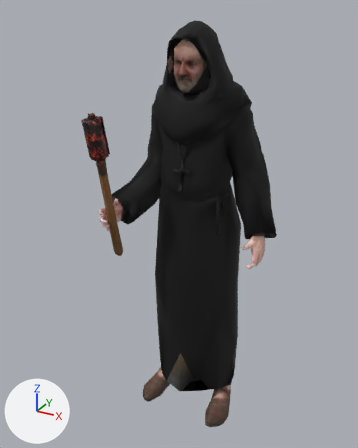
The glTF model models/rigged/fanatic.glb as it was, and as the next commit left it.
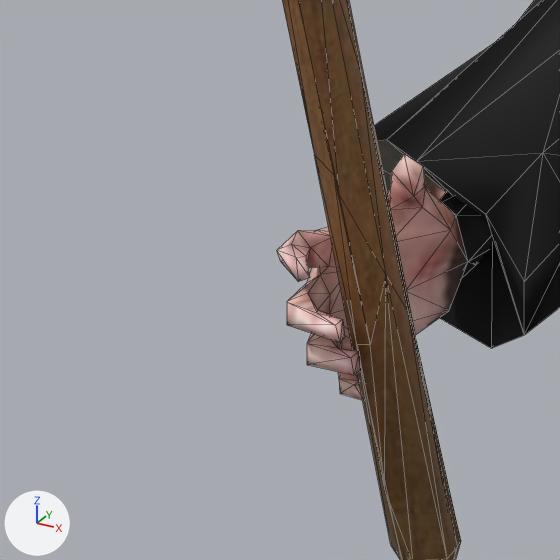
Each version is shown whole from a 50 mm camera at (0.89, -1.734, 1.85) aimed at (-0.057, -0.012, 0.989), then close up on the part from 17% to 38% of the width and 40% to 57% of the height. The lights are fixed; the arrows at lower left show +X, +Y and +Z. The last two pictures show the newer version. The close-ups show mesh edges as thin lines. Vertices at exactly the same position are counted once.

The first close-up shows 'fanatic'.
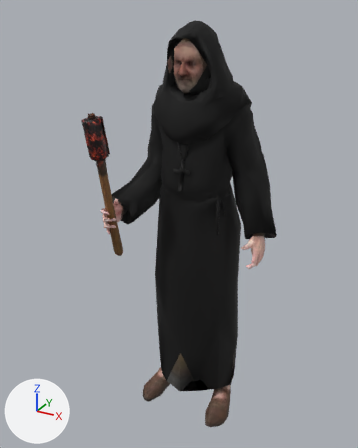
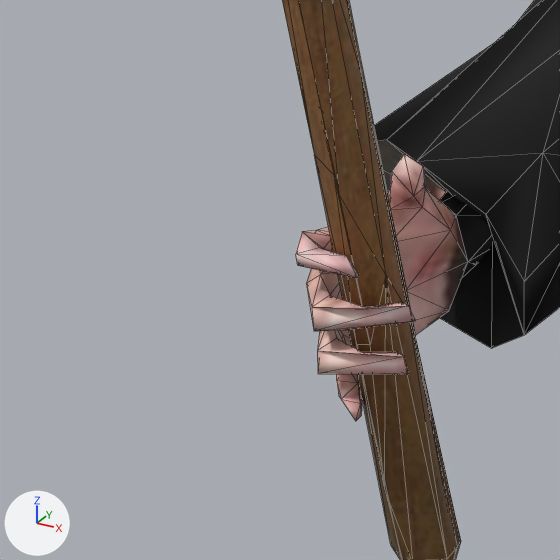
The newer file is also turned or shifted as a whole; pictures and numbers use the older file's frame.

Location of each change, (x1, y1, x2, y2) in pixels of the close-ups (560 x 560 px; the box of a moved part takes in the faces that stretch with it):
'fanatic', reshaped
    before: (277, 0, 560, 560)
    after: (282, 0, 560, 560)
part 1 of me_material1_001, moved or reshaped
    before: (277, 231, 366, 401)
    after: (296, 232, 416, 421)

Edits to the bpy script that builds the scene:
```text
Change me_material1_001:
    where me_material1_001.from_pydata(...)  # 1112 vertices, 1999 faces; spans x -0.36..0.36, y -0.33..0.28, z 0.0..1.8
    used by ob_fanatic; location = (0.0, 0.0, 0.0)
    me_material1_001 part 1: 33 of the vertices in x -0.29..-0.24, y -0.28..-0.23, z 1.0..1.1 are multiplied about their middle by the matrix ((1.143, -0.562, -0.043), (0.396, 0.397, 0.078), (0.061, -0.117, 1.01)), then moved by (0.02, 0.0, 0.0)
```
